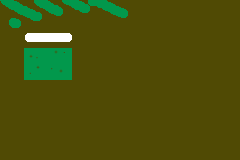
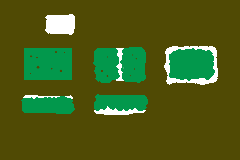
Two versions of the same layered image (240px x 160px). Layer-by-layer changes:
painted on "New Layer#2" over [0, 0, 215, 114]
painted on "New Layer#1" over [23, 14, 218, 115]
